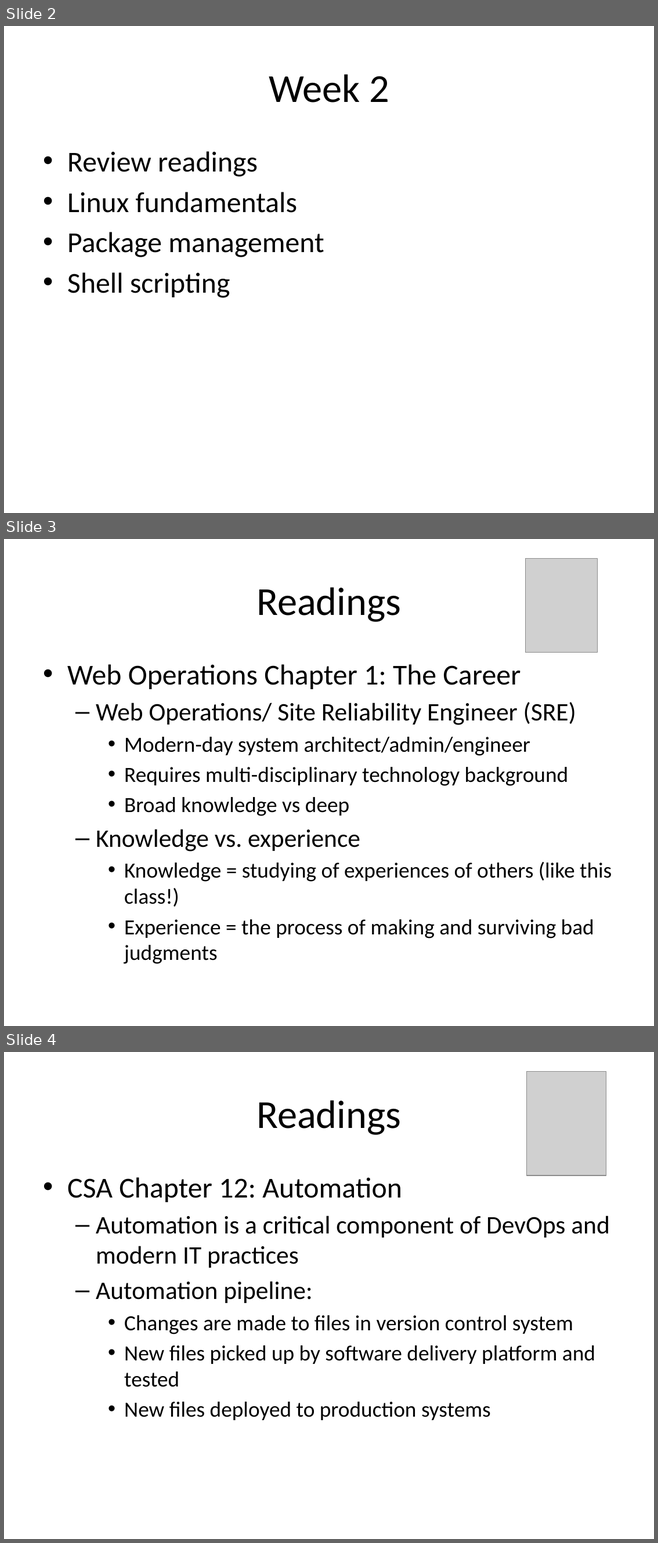
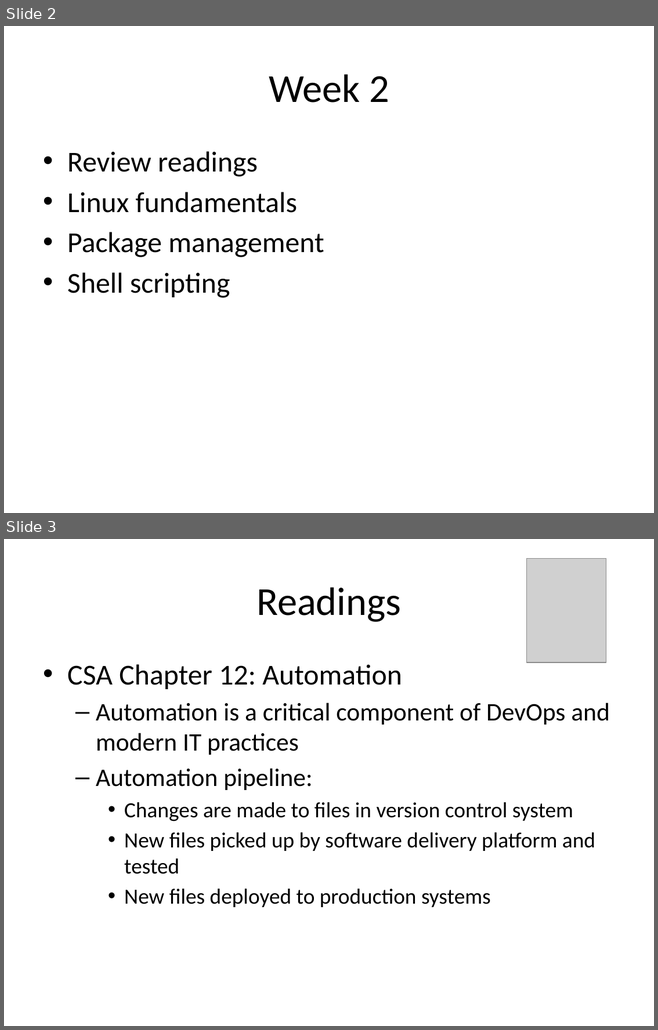
Before and after one commit to jasondbaker/infrastructure-class, a slide deck: infrastructure-week-2.pptx. Shown one above the other, each under a label of ours: slides 2, 3 and 4 before the commit, slides 2 and 3 after it. The pictures are 658x1543 and 658x1030 pixels, drawn with LibreOffice and Linux fonts; fonts in the diff are those of the drawing; grey boxes stand for pictures. Boxes give left, top, right and bottom in pixels: in the first picture for what was removed or moved away, otherwise in the second. Text is boxed around its words. In the diff, an @@ line names an element or a change of style, - is before the commit and + after.

```diff
--- a/infrastructure-week-2.pptx
+++ b/infrastructure-week-2.pptx
@@ slide 3 removed at [4,539,654,1026], background #FFFFFF @@
@@ picture removed at [525,559,597,653] @@
@@ title removed at [256,587,401,622] @@
-Readings
@@ text removed at [67,664,611,964] @@
-• Web Operations Chapter 1: The Career
-  – Web Operations/ Site Reliability Engineer (SRE)
-    • Modern-day system architect/admin/engineer
-    • Requires multi-disciplinary technology background
-    • Broad knowledge vs deep
-  – Knowledge vs. experience
-    • Knowledge = studying of experiences of others (like this class!)
-    • Experience = the process of making and surviving bad judgments
@@ what was slide 4 is now slide 3 @@
```
Also in this commit, not shown: 1 slide changed, 6 other files.
